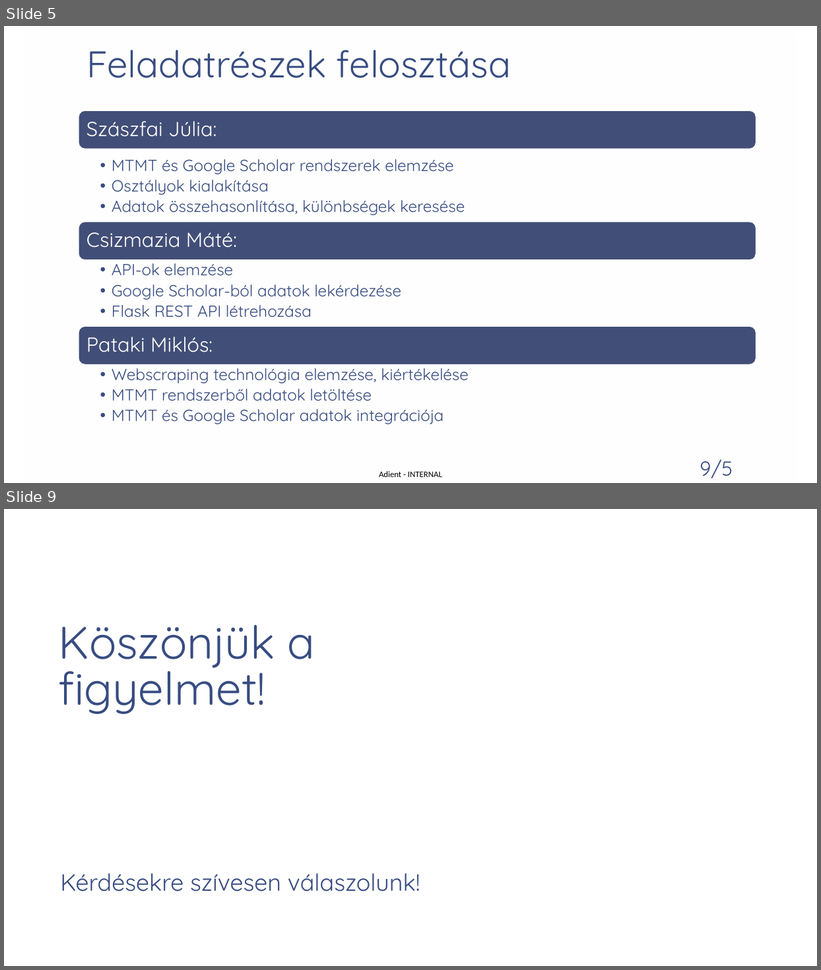
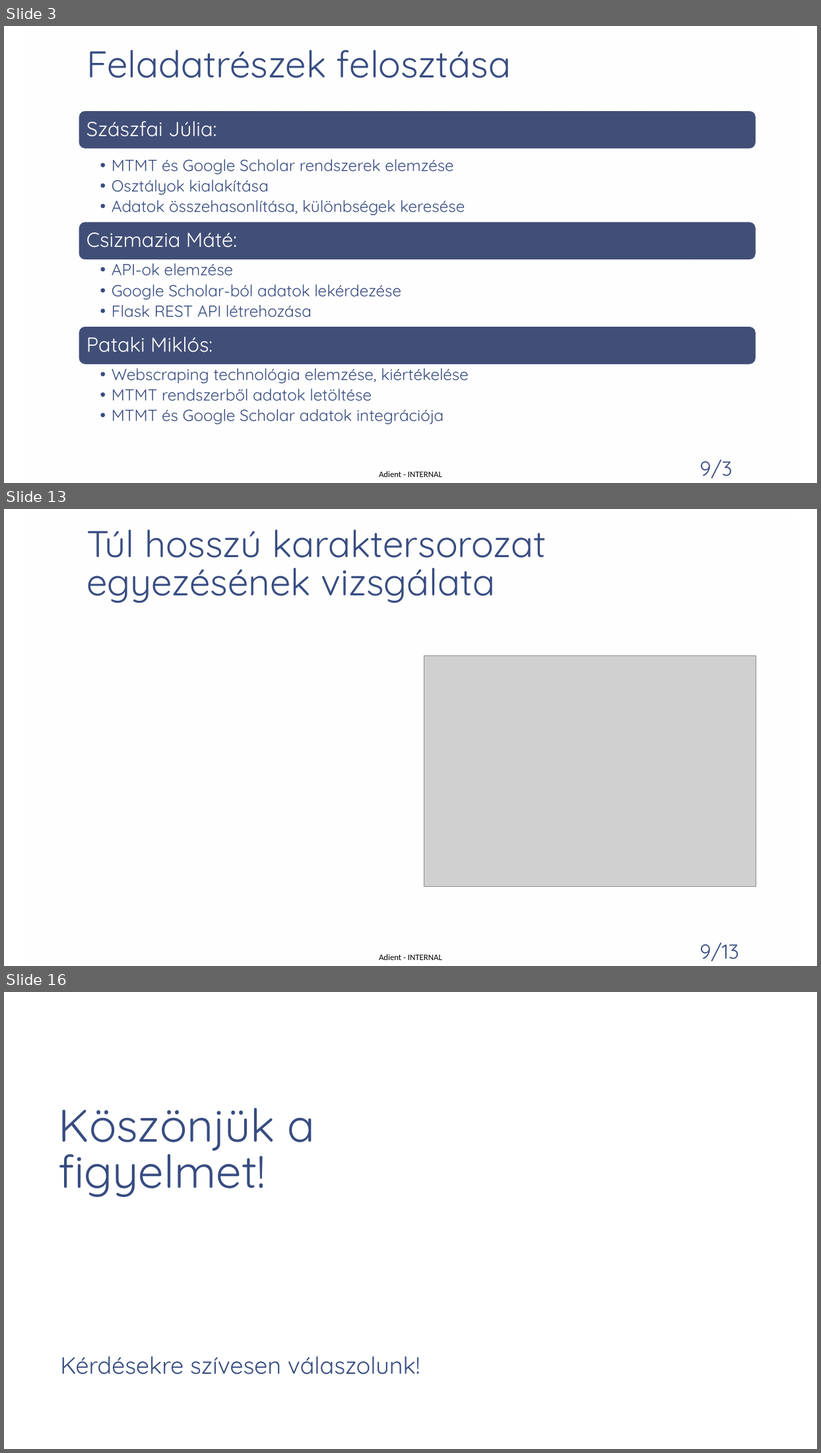
Before and after one commit to patmik2012/PubSync, a slide deck: Publikációs listák szinkronizálása.pptx. Shown one above the other, each under a label of ours: slides 5 and 9 before the commit, slides 3, 13 and 16 after it; the slides between them are not shown. The pictures are 821x970 and 821x1453 pixels, drawn with LibreOffice and Linux fonts; fonts in the diff are those of the drawing; grey boxes stand for pictures; background and template pictures are left out. Boxes give left, top, right and bottom in pixels: in the first picture for what was removed or moved away, otherwise in the second. Text is boxed around its words. In the diff, an @@ line names an element or a change of style, - is before the commit and + after.

Commit message:
zárójeles területek (pl. műszaki informatika) kezelése Scholarban hosszú részstring kezelése

```diff
--- a/Publikációs listák szinkronizálása.pptx
+++ b/Publikációs listák szinkronizálása.pptx
@@ slide 13 added at <box>4,509,817,966</box>, background picture (left out); not listed: 3 template elements that a slide beside it also shows @@
@@ title added at <box>86,529,546,603</box>, 44 pt, text #374C81 @@
+Túl hosszú karaktersorozat egyezésének vizsgálata
@@ picture added at <box>424,656,756,887</box> @@
@@ what was slide 5 is now slide 3 @@
@@ page number at <box>700,460,732,479</box>: text changed @@
-9/5
+9/3
@@ what was slide 9 is now slide 16 @@
```
Also in this commit, not shown: 1 slide changed, 10 other slides added, 4 slides removed, 2 other files.
